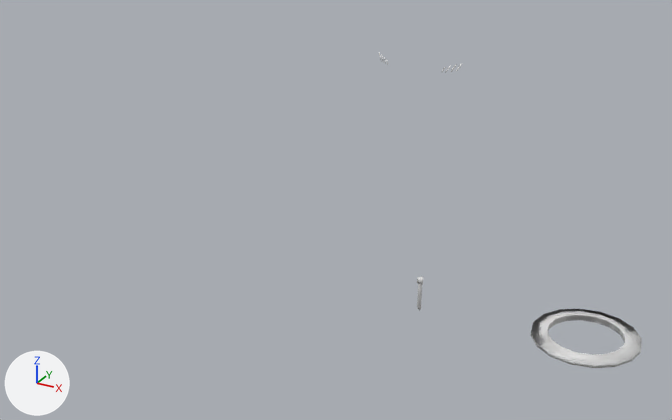
Two versions of the FBX model Assets/MultiTool/res/MultiTool.fbx, one commit apart.
Rendered twice from a camera (50 mm lens) standing at (1.93, -4.56, 2.71) and looking at (-0.59, 0.02, 0.42). Lighting does not change. The marker at lower left points along +X, +Y and +Z. Vertices at the same position are counted once.

Names of what the first picture shows: 'MultiMesh'.
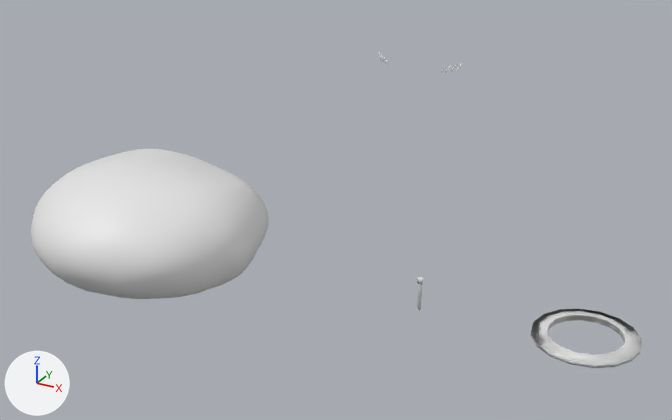
Edits to the scene script, one JSON object a line:
```json
{"block": "me_hoppe", "where": "# used by ob_multimesh; location = (0.0, 0.0, 0.0)"}
{"op": "remove", "block": "me_hoppe", "code": "me_hoppe.from_pydata(...)  # 381 vertices, 309 faces; spans x -0.24..1.3, y -0.3..0.3, z -0.11..1.48"}
{"op": "add", "block": "me_hoppe", "code": "me_hoppe.from_pydata(...)  # 991 vertices, 1169 faces; spans x -2.82..1.3, y -0.84..0.83, z -0.39..1.48"}
{"block": "me_hoppe", "change": "me_hoppe part 1: a new loose piece of 610 vertices spanning x -2.82..-1.2, y -0.84..0.83, z -0.39..0.47, in mat_multimat (its picture is missing)"}
{"block": "me_hoppe", "change": "me_hoppe part 2: the surface is now shaded flat"}
```

Location of each change, (x1, y1, x2, y2) in pixels of the pictures (672 x 420 px):
```json
{"object": "MultiMesh", "change": "reshaped", "before": [379, 52, 642, 368], "after": [31, 52, 642, 368], "on screen": "132% wider"}
{"part": 1, "of": "me_hoppe", "change": "added", "after": [31, 149, 268, 299]}
```
